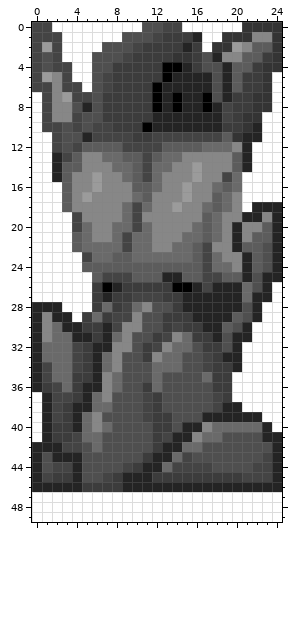
Pixel-art sprite -- Assets/Sprites/PlayerStone.png. That is the earlier state.
The file is 250x500 pixels, drawn in blocks of 10x10; one block is one cell here. Colours within 5 levels of each other are drawn and written as one.
And afterwards:
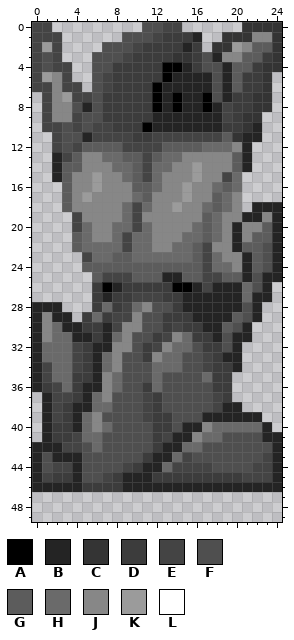
Palette (. is transparent): A #000000  B #242424  C #343434  D #3c3c3c  E #444444  F #4f4f4f  G #5c5c5c  H #6a6a6a  J #878787  K #9b9b9b  L #ffffff
From old to new:
{"y":0,"x":2,"old":"LLLLLLLLL","new":"........."}
{"y":0,"x":15,"old":"LLLLLL","new":"......"}
{"y":1,"x":3,"old":"LLLLLL","new":"......"}
{"y":1,"x":17,"old":"LL","new":".."}
{"y":2,"x":3,"old":"LLLL","new":"...."}
{"y":2,"x":17,"old":"L","new":"."}
{"y":3,"x":3,"old":"LLL","new":"..."}
{"y":4,"x":4,"old":"LL","new":".."}
{"y":5,"x":4,"old":"LL","new":".."}
{"y":5,"x":24,"old":"L","new":"."}
{"y":6,"x":5,"old":"L","new":"."}
{"y":6,"x":24,"old":"L","new":"."}
{"y":7,"x":0,"old":"L","new":"."}
{"y":7,"x":24,"old":"L","new":"."}
{"y":8,"x":0,"old":"L","new":"."}
{"y":8,"x":24,"old":"L","new":"."}
{"y":9,"x":0,"old":"L","new":"."}
{"y":9,"x":23,"old":"LL","new":".."}
{"y":10,"x":0,"old":"L","new":"."}
{"y":10,"x":23,"old":"LL","new":".."}
{"y":11,"x":0,"old":"LL","new":".."}
{"y":11,"x":23,"old":"LL","new":".."}
{"y":12,"x":0,"old":"LL","new":".."}
{"y":12,"x":22,"old":"LLL","new":"..."}
{"y":13,"x":0,"old":"LL","new":".."}
{"y":13,"x":22,"old":"LLL","new":"..."}
{"y":14,"x":0,"old":"LL","new":".."}
{"y":14,"x":22,"old":"LLL","new":"..."}
{"y":15,"x":0,"old":"LL","new":".."}
{"y":15,"x":21,"old":"LLLL","new":"...."}
{"y":16,"x":0,"old":"LLL","new":"..."}
{"y":16,"x":21,"old":"LLLL","new":"...."}
{"y":17,"x":0,"old":"LLL","new":"..."}
{"y":17,"x":21,"old":"LLLL","new":"...."}
{"y":18,"x":0,"old":"LLL","new":"..."}
{"y":18,"x":21,"old":"L","new":"."}
{"y":19,"x":0,"old":"LLLL","new":"...."}
{"y":20,"x":0,"old":"LLLL","new":"...."}
{"y":21,"x":0,"old":"LLLL","new":"...."}
{"y":22,"x":0,"old":"LLLL","new":"...."}
{"y":23,"x":0,"old":"LLLLL","new":"....."}
{"y":24,"x":0,"old":"LLLLL","new":"....."}
{"y":25,"x":0,"old":"LLLLLL","new":"......"}
{"y":26,"x":0,"old":"LLLLLL","new":"......"}
{"y":26,"x":24,"old":"L","new":"."}
{"y":27,"x":0,"old":"LLLLLL","new":"......"}
{"y":27,"x":24,"old":"L","new":"."}
{"y":28,"x":3,"old":"LLL","new":"..."}
{"y":28,"x":23,"old":"LL","new":".."}
{"y":29,"x":4,"old":"L","new":"."}
{"y":29,"x":23,"old":"LL","new":".."}
{"y":30,"x":22,"old":"LLL","new":"..."}
{"y":31,"x":22,"old":"LLL","new":"..."}
{"y":32,"x":21,"old":"LLLL","new":"...."}
{"y":33,"x":21,"old":"LLLL","new":"...."}
{"y":34,"x":21,"old":"LLLL","new":"...."}
{"y":35,"x":20,"old":"LLLLL","new":"....."}
{"y":36,"x":20,"old":"LLLLL","new":"....."}
{"y":37,"x":0,"old":"L","new":"."}
{"y":37,"x":20,"old":"LLLLL","new":"....."}
{"y":38,"x":0,"old":"L","new":"."}
{"y":38,"x":21,"old":"LLLL","new":"...."}
{"y":39,"x":0,"old":"L","new":"."}
{"y":39,"x":23,"old":"LL","new":".."}
{"y":40,"x":0,"old":"L","new":"."}
{"y":40,"x":24,"old":"L","new":"."}
{"y":41,"x":0,"old":"L","new":"."}
{"y":47,"x":0,"old":"LLLLLLLLLLLLLLLLLLLLLLLLL","new":"........................."}
{"y":48,"x":0,"old":"LLLLLLLLLLLLLLLLLLLLLLLLL","new":"........................."}
{"y":49,"x":0,"old":"LLLLLLLLLLLLLLLLLLLLLLLLL","new":"........................."}
{"label":"erased","picture_box":[32,22,142,322]}
{"label":"erased","picture_box":[182,22,242,52]}
{"label":"erased","picture_box":[242,72,282,212]}
{"label":"erased","picture_box":[232,282,282,432]}
{"label":"erased","picture_box":[32,392,42,442]}
{"label":"erased","picture_box":[32,492,282,522]}
